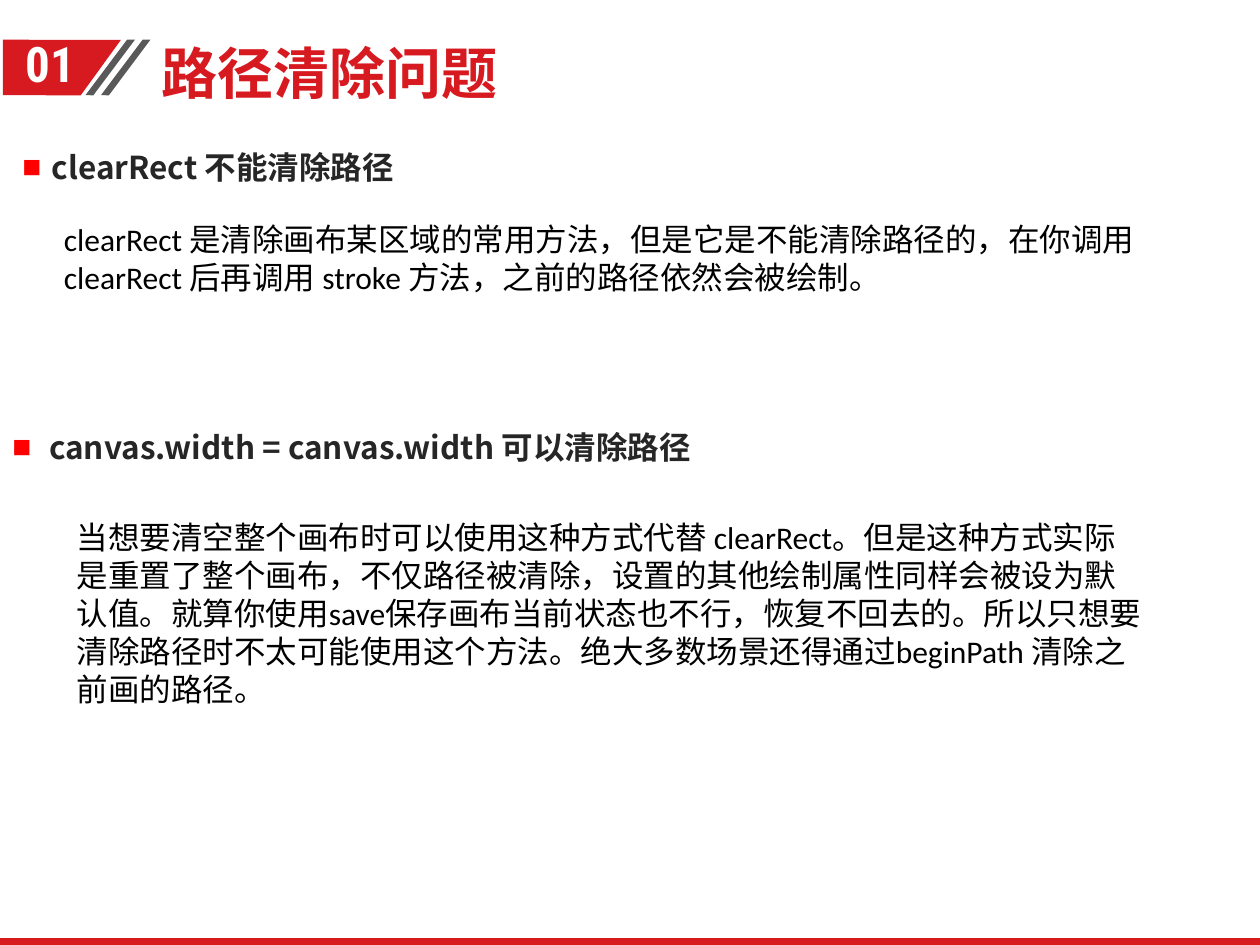
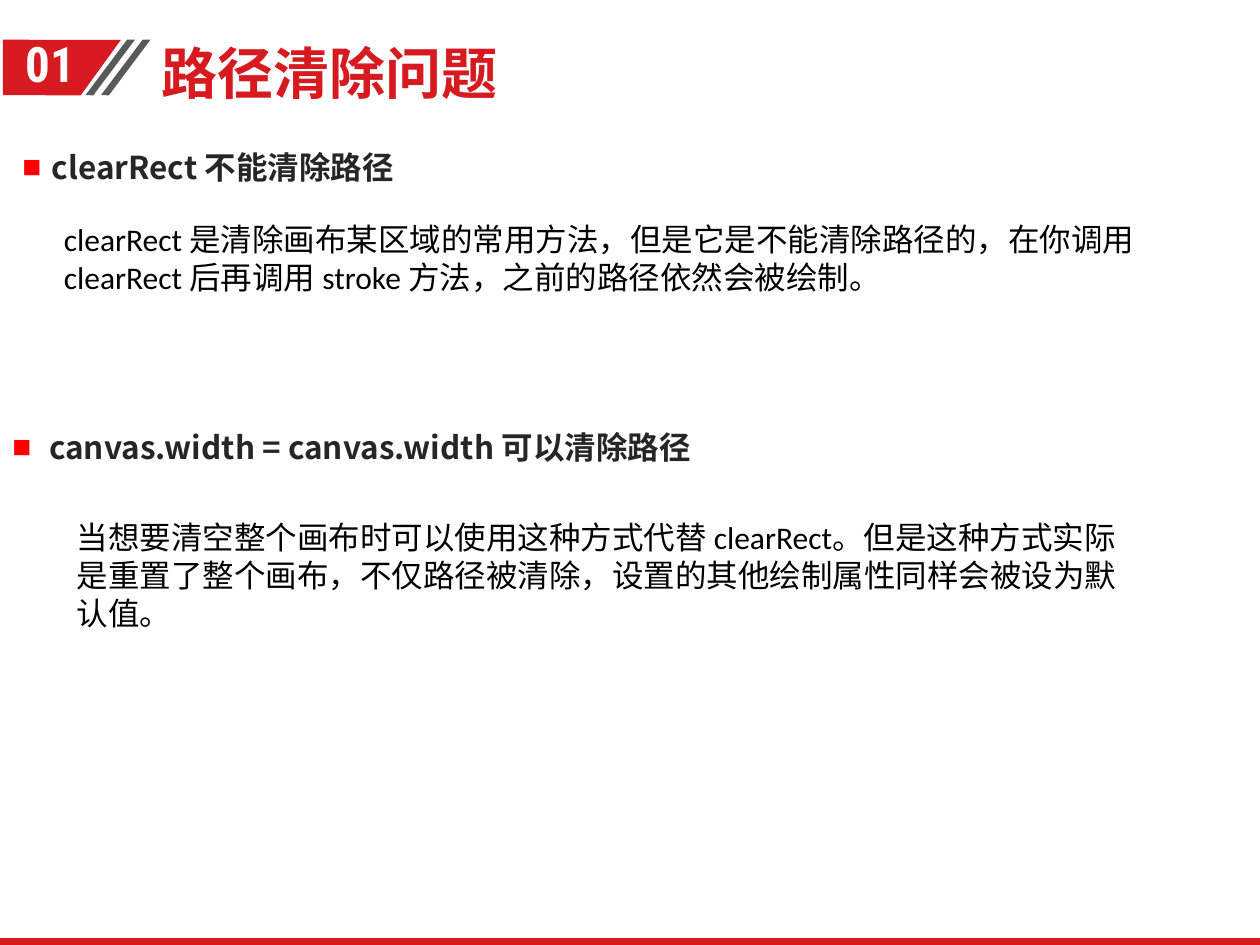
Before and after one commit to Yuchaocheng/canvas, a slide deck: slide 9 of canvas基础分享.pptx. Drawn at 1260x945 pixels with LibreOffice and Linux fonts; fonts in the diff are those of the drawing; background and template pictures are left out. Boxes give left, top, right and bottom in pixels: in the first picture for what was removed or moved away, otherwise in the second. Text is boxed around its words. In the diff, an @@ line names an element or a change of style, - is before the commit and + after.

```diff
--- a/canvas基础分享.pptx
+++ b/canvas基础分享.pptx
@@ text at (77, 522, 1117, 628): text changed @@
-当想要清空整个画布时可以使用这种方式代替 clearRect。但是这种方式实际是重置了整个画布，不仅路径被清除，设置的其他绘制属性同样会被设为默认值。就算你使用save保存画布当前状态也不行，恢复不回去的。所以只想要清除路径时不太可能使用这个方法。绝大多数场景还得通过beginPath 清除之前画的路径。
+当想要清空整个画布时可以使用这种方式代替 clearRect。但是这种方式实际是重置了整个画布，不仅路径被清除，设置的其他绘制属性同样会被设为默认值。
```
Also in this commit, not shown: 13 other slides changed.
